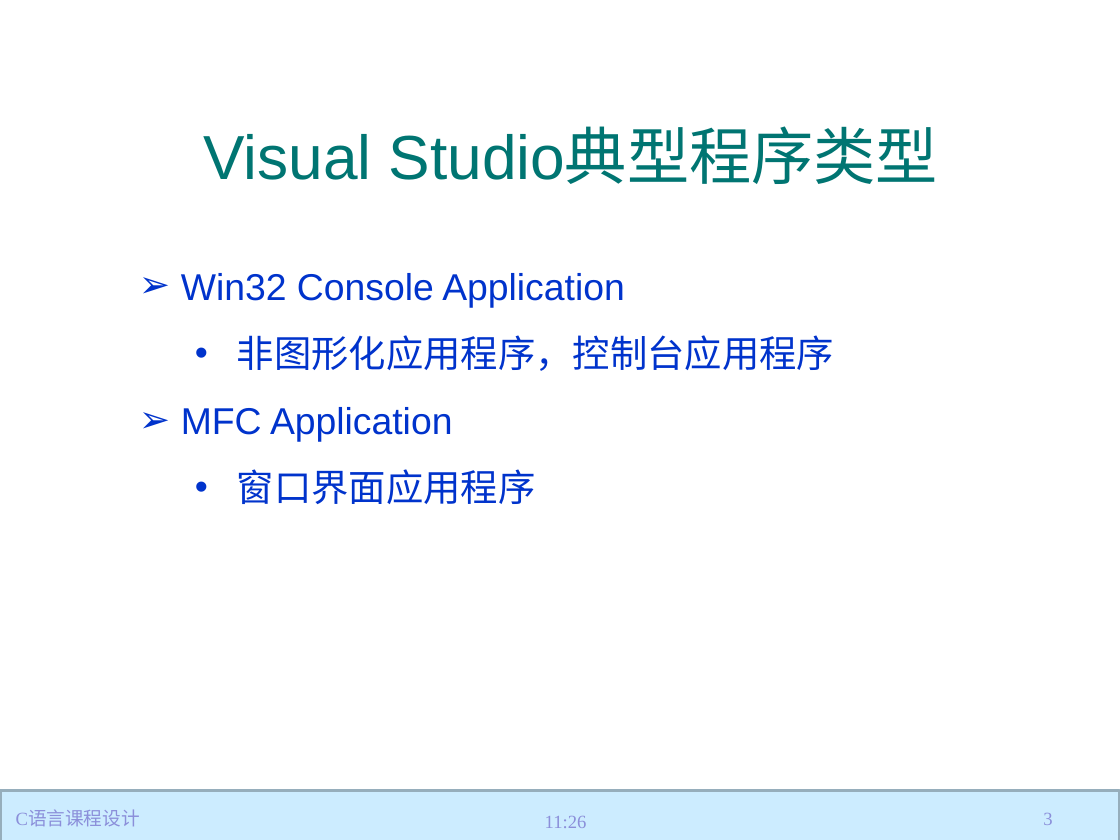
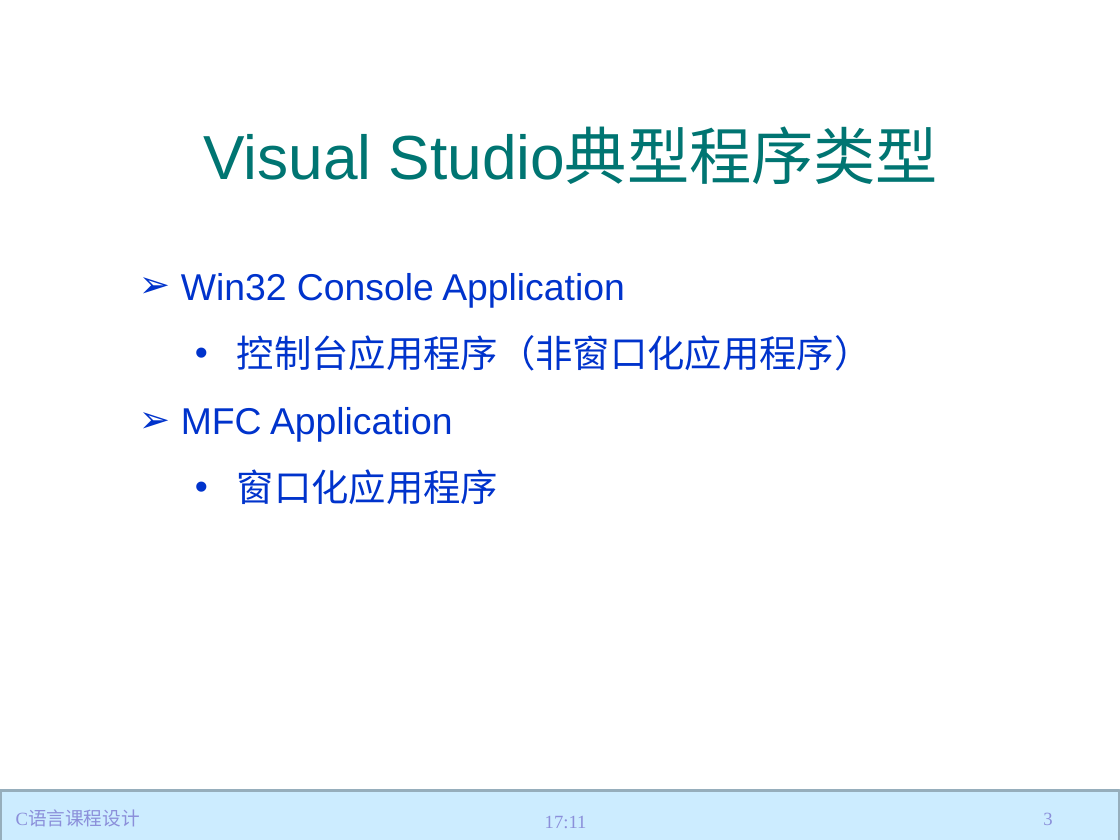
Before and after one commit to jtrfid/C-Repositories, a slide deck: slide 3 of 2018/C语言课程设计/vs2013简介及C语言简单回顾.pptx. Drawn at 1120x840 pixels with LibreOffice and Linux fonts; fonts in the diff are those of the drawing; background and template pictures are left out. Boxes give left, top, right and bottom in pixels: in the first picture for what was removed or moved away, otherwise in the second. Text is boxed around its words. In the diff, an @@ line names an element or a change of style, - is before the commit and + after.

```diff
--- a/2018/C语言课程设计/vs2013简介及C语言简单回顾.pptx
+++ b/2018/C语言课程设计/vs2013简介及C语言简单回顾.pptx
@@ text at bbox=[237, 335, 872, 371]: text changed @@
-  • 非图形化应用程序，控制台应用程序
+  • 控制台应用程序（非窗口化应用程序）
@@ text at bbox=[237, 469, 498, 504]: text changed @@
-  • 窗口界面应用程序
+  • 窗口化应用程序
@@ text at bbox=[545, 816, 587, 828]: text changed @@
-11:26
+17:11
```
Also in this commit, not shown: 8 other slides changed, 3 slides added, 6 other files.
